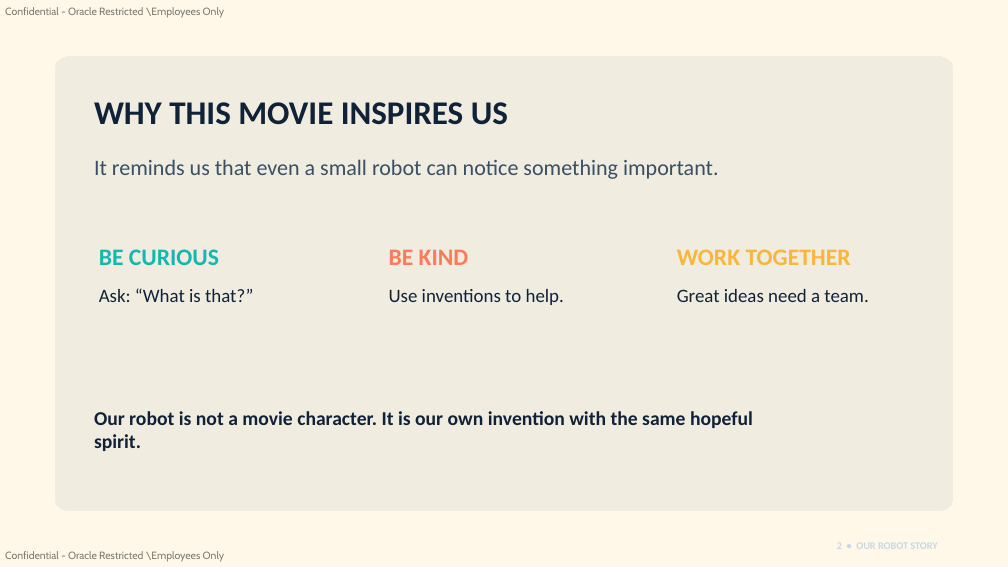
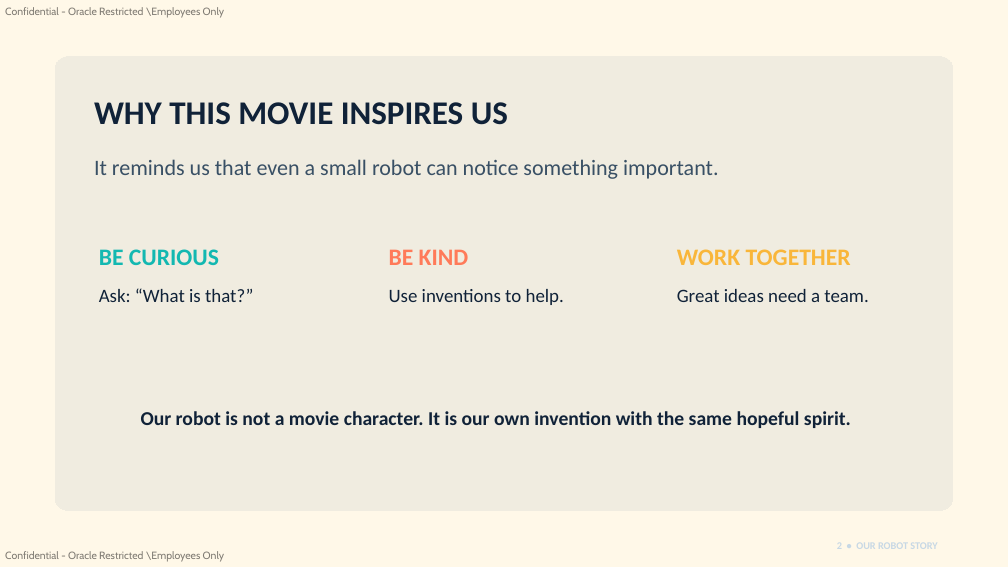
Before and after one commit to shaunxa/wall_e, a slide deck: slide 2 of rpi_yolo_webapp/Wall-E-and-EVE-kids-story.pptx. Drawn at 1008x567 pixels with LibreOffice and Linux fonts; fonts in the diff are those of the drawing. Boxes give left, top, right and bottom in pixels: in the first picture for what was removed or moved away, otherwise in the second. Text is boxed around its words. In the diff, an @@ line names an element or a change of style, - is before the commit and + after.

```diff
--- a/rpi_yolo_webapp/Wall-E-and-EVE-kids-story.pptx
+++ b/rpi_yolo_webapp/Wall-E-and-EVE-kids-story.pptx
@@ text "Our robot is not a ..." at box(141, 411, 851, 428): alignment left to centre @@
```
Also in this commit, not shown: 2 other slides changed, 1 other file.
